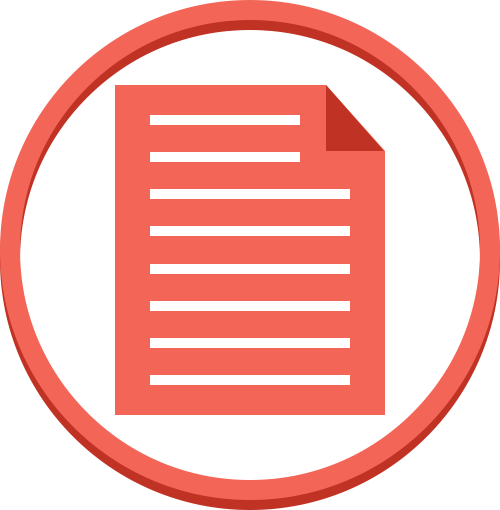
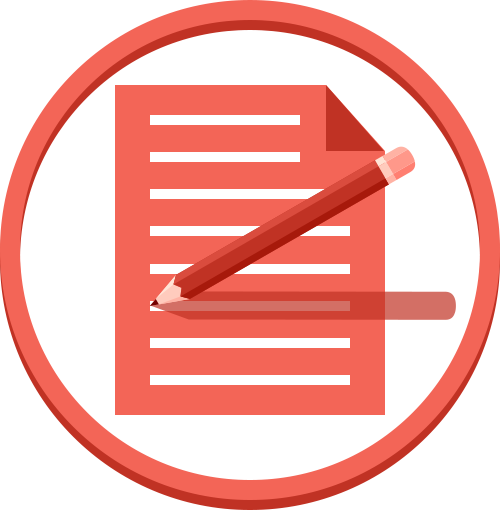
Layers edited between the first and the second 500 x 510 image:
added group "Group 4" with 13 layers above "Group 4 copy" over [150,146,416,306]
added layer "Rounded Rectangle 1 copy 2" (1st of 2, in "Group 4") in group "Group 4" over [393,161,416,180]
added layer "Rounded Rectangle 1 copy" in group "Group 4" over [386,149,415,174]
added layer "Rounded Rectangle 1" in group "Group 4" over [382,146,408,162]
added layer "Rectangle 4 copy 2" in group "Group 4" over [385,174,397,185]
added layer "Rectangle 4 copy" in group "Group 4" over [378,162,393,179]
added layer "Rectangle 4" in group "Group 4" over [375,156,386,167]
added layer "Shape 5 copy" in group "Group 4" over [180,178,389,299]
added layer "Shape 5" in group "Group 4" over [173,160,379,285]
added layer "Shape 4" in group "Group 4" over [173,160,389,299]
added layer "Shape 3" in group "Group 4" over [150,299,159,306]
added layer "Shape 6 copy" in group "Group 4" over [159,296,190,305]
added layer "Shape 6" in group "Group 4" over [156,275,176,299]
added layer "Shape 2" in group "Group 4" over [150,275,190,306]
added group "Group 4 copy" with 1 layers above "Group 1" over [150,291,456,320]
added layer "Rounded Rectangle 1 copy 2" (2nd of 2, in "Group 4 copy") (70%) in group "Group 4 copy" over [150,291,456,320]
